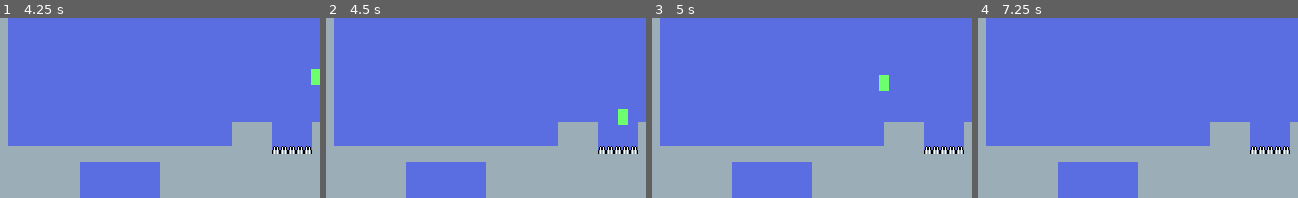
Above: before the commit, frames 1-4 (left to right).
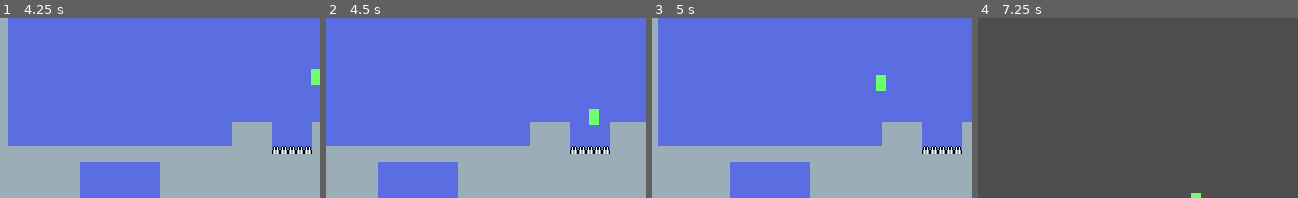
Above: after the commit, the same moments.

Repository: cmshanker/platformer
Game: Godot game, scene res://scenes/game.tscn
The game is run twice, just before and just after one commit, with the same random seed, the same clock (stepped at 60 frames per second) and the same inputs.
Inputs:
- Up to frame 1 (4.25 s): tap Enter at 0.5 s; hold Right (move_right) 0.53-2.03 s; tap Space (jump) at 0.77, 1.52, 3.02, 3.77 s; hold Left (move_left) 2.03-2.78 s; hold Right (move_right) from 2.78 s (still down)
- Up to frame 2 (4.5 s): release Right (move_right) at 4.28 s; hold Left (move_left) from 4.28 s (still down)
- Up to frame 3 (5 s): keep holding Left (move_left); tap Space (jump) at 4.52 s
- Up to frame 4 (7.25 s): release Left (move_left) at 5.03 s; hold Right (move_right) 5.03-5.78 s; hold Left (move_left) from 5.78 s (still down); tap Space (jump) at 6.02, 6.77 s

Frame 1 is identical in both runs. In frame 2, 10% of the frame differs, in the area x 0-98%, y 0-100%; in frame 3, 1.5%; in frame 4, 100%, in the area x 0-100%, y 0-100%.

Commit message:
camera changes room when player hits edge of screen

Diff:
--- a/scenes/level_1.tscn
+++ b/scenes/level_1.tscn
@@ -1,6 +1,7 @@
-[gd_scene load_steps=9 format=4 uid="uid://c65qx6vg6xoem"]
+[gd_scene load_steps=10 format=4 uid="uid://c65qx6vg6xoem"]
 
 [ext_resource type="PackedScene" uid="uid://cpk54xdsaew1b" path="res://scenes/player_character.tscn" id="1_bswci"]
+[ext_resource type="Script" uid="uid://d3747ajvmxdmg" path="res://scripts/camera.gd" id="1_fcfvj"]
 [ext_resource type="PackedScene" uid="uid://cy0l8gxqaipev" path="res://scenes/killzone.tscn" id="1_rus8k"]
 [ext_resource type="TileSet" uid="uid://bcun7k2wjl5a3" path="res://assets/tilesets/level_1.tres" id="2_rus8k"]
 [ext_resource type="Texture2D" uid="uid://ct8urjmohktvo" path="res://assets/sprites/tiles.png" id="4_5xbjy"]
@@ -35,14 +36,16 @@
 
 [node name="Level1" type="Node2D"]
 
-[node name="Camera2D" type="Camera2D" parent="."]
-offset = Vector2(160, 90)
-
 [node name="PlayerCharacter" parent="." instance=ExtResource("1_bswci")]
 z_index = 100
 position = Vector2(30, 128)
 collision_layer = 3
 collision_mask = 3
+
+[node name="Camera" type="Camera2D" parent="PlayerCharacter"]
+position = Vector2(130, -38)
+position_smoothing_enabled = true
+script = ExtResource("1_fcfvj")
 
 [node name="Killzone" parent="." instance=ExtResource("1_rus8k")]
 position = Vector2(116, 190)
@@ -93,4 +96,6 @@
 collision_layer = 2
 collision_mask = 2
 
+[node name="Transitions" type="Node" parent="."]
+
 [connection signal="body_entered" from="Killzone" to="PlayerCharacter" method="_on_killzone_body_entered"]
--- /dev/null
+++ b/scripts/camera.gd
@@ -0,0 +1,20 @@
+extends Camera2D
+
+const SCREEN_SIZE := Vector2( 320, 180 )
+var cur_screen := Vector2( 0, 0 )
+
+func _ready():
+	set_as_top_level( true )
+	global_position = get_parent().global_position
+	_update_screen( cur_screen )
+
+func _physics_process(_delta):
+	var parent_screen : Vector2 = ( get_parent().global_position / SCREEN_SIZE ).floor()
+	if not parent_screen.is_equal_approx( cur_screen ):
+		_update_screen( parent_screen )
+
+
+func _update_screen( new_screen : Vector2 ):
+	print(new_screen)
+	cur_screen = new_screen
+	global_position = cur_screen * SCREEN_SIZE + SCREEN_SIZE * 0.5
Not shown, added: scripts/camera.gd.uid
